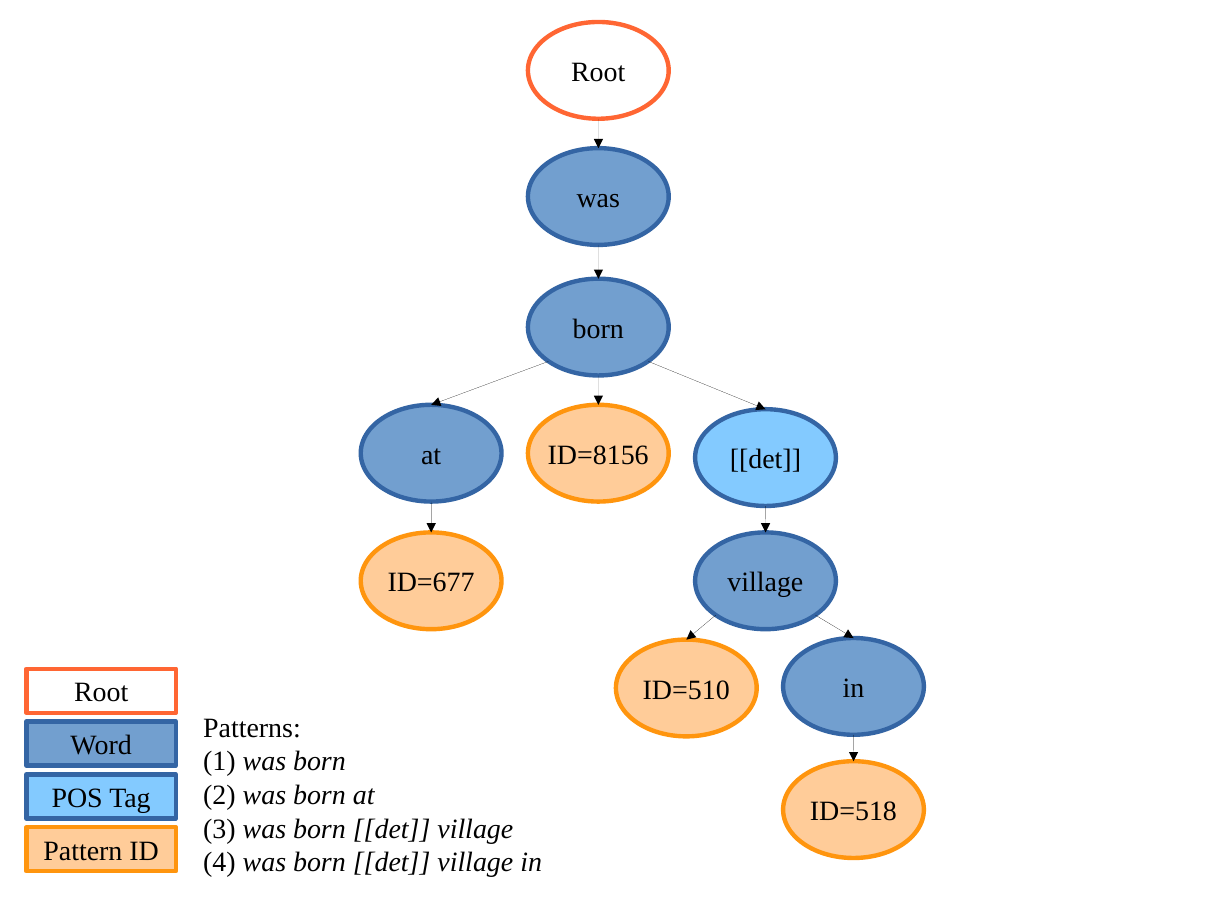
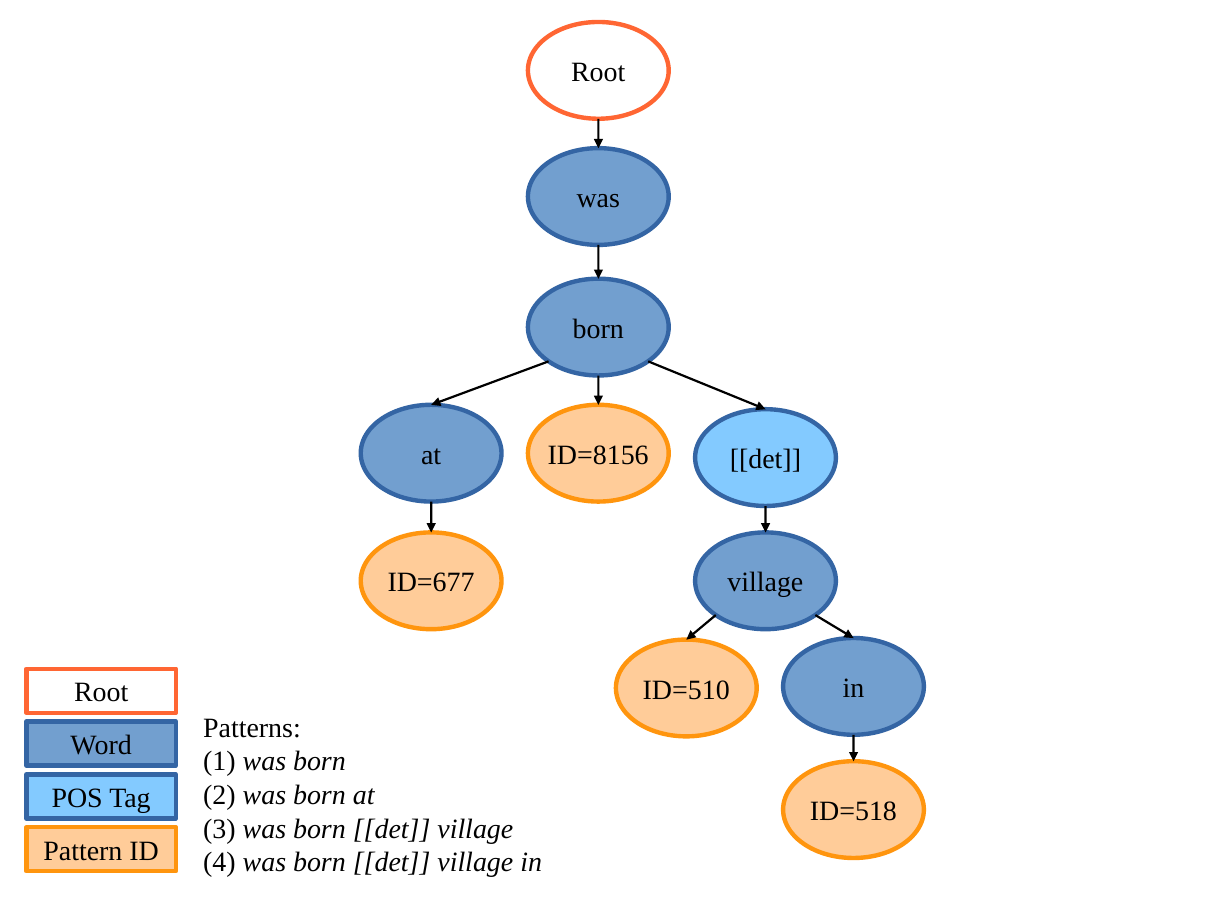
Before and after one commit to qcl/qcl-master-thesis, a slide deck: slide 4 of figures.odp. Drawn at 1232x924 pixels with LibreOffice and Linux fonts; fonts in the diff are those of the drawing. Boxes give left, top, right and bottom in pixels: in the first picture for what was removed or moved away, otherwise in the second. Text is boxed around its words. In the diff, an @@ line names an element or a change of style, - is before the commit and + after.

```diff
--- a/figures.odp
+++ b/figures.odp
@@ arrow (598, 119) - (598, 149): stroke #000000 0 pt to #000000 1.42 pt @@
@@ arrow (598, 245) - (598, 278): stroke #000000 0 pt to #000000 1.42 pt @@
@@ arrow (549, 361) - (432, 405): stroke #000000 0 pt to #000000 1.42 pt @@
@@ arrow (598, 376) - (598, 405): stroke #000000 0 pt to #000000 1.42 pt @@
@@ arrow (648, 361) - (766, 409): stroke #000000 0 pt to #000000 1.42 pt @@
@@ arrow (432, 502) - (432, 532): stroke #000000 0 pt to #000000 1.42 pt @@
@@ arrow (766, 506) - (766, 532): stroke #000000 0 pt to #000000 1.42 pt @@
@@ arrow (717, 615) - (686, 639): stroke #000000 0 pt to #000000 1.42 pt @@
@@ arrow (816, 615) - (854, 638): stroke #000000 0 pt to #000000 1.42 pt @@
@@ arrow (854, 735) - (854, 761): stroke #000000 0 pt to #000000 1.42 pt @@
```
Also in this commit, not shown: 1 slide added, 4 other files.
